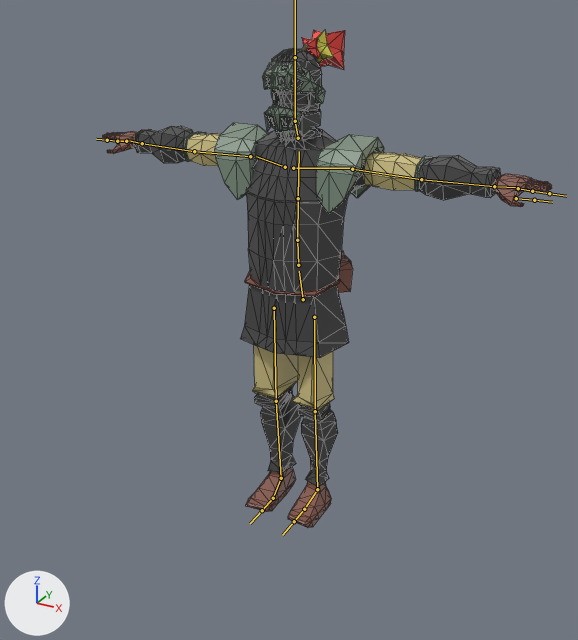
Before and after pictures for a commit that changed the FBX model プロジェクト一式/Assets/Model/SwordBoss.fbx.
Rendered twice from a 50 mm lens placed at (1.69, -3.16, 2.56), pointed at (0.03, -0.14, 1.05). Lighting does not change. The marker at lower left points along +X, +Y and +Z. The bones that bend it are drawn over the model as lines. Mesh edges are drawn as thin lines.

The first picture shows 'MeshDown'.
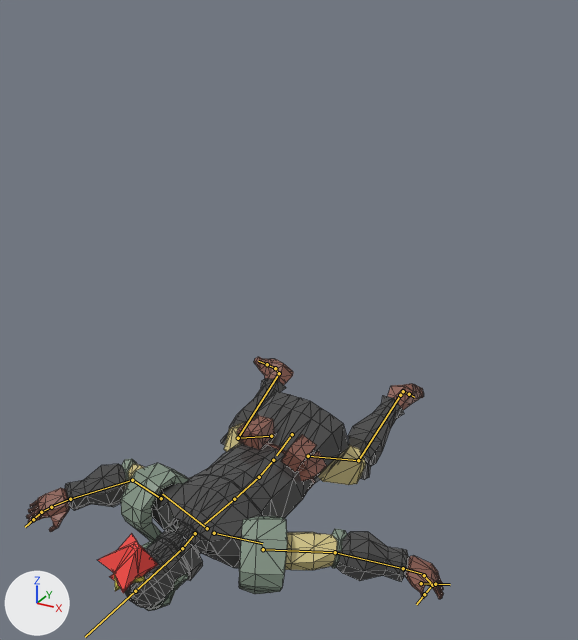
The newer file adds an action. The first version stands in its rest pose; the second is drawn at frame 188 of the action 'Fiter|JumpTime'.

Location of each change, (x1, y1, x2, y2) in pixels of the pictures (578 x 640 px):
'MeshDown', posed (7% narrower, 49% shorter)
    before: (103, 30, 552, 528)
    after: (27, 357, 443, 611)
bone 'spine', root to tip
    before: (303, 299) to (299, 271)
    after: (292, 434) to (276, 455)
bone 'spine.001', root to tip
    before: (298, 265) to (297, 240)
    after: (273, 460) to (259, 477)
bone 'spine.002', root to tip
    before: (297, 240) to (298, 198)
    after: (259, 477) to (234, 499)
bone 'spine.003', root to tip
    before: (298, 198) to (299, 151)
    after: (234, 499) to (204, 524)
bone 'spine.004', root to tip
    before: (298, 138) to (295, 121)
    after: (195, 533) to (182, 548)
bone 'spine.005', root to tip
    before: (295, 121) to (295, 57)
    after: (182, 548) to (135, 591)
bone 'shoulder.L', root to tip
    before: (285, 167) to (256, 156)
    after: (207, 528) to (162, 494)
bone 'upper_arm.L', root to tip
    before: (250, 156) to (194, 151)
    after: (161, 498) to (132, 480)
bone 'forearm.L', root to tip
    before: (194, 151) to (142, 143)
    after: (132, 480) to (70, 499)
bone 'hand.L', root to tip
    before: (142, 143) to (126, 140)
    after: (70, 499) to (51, 506)
bone 'palm.02.L', root to tip
    before: (126, 141) to (117, 141)
    after: (51, 507) to (41, 512)
bone 'f_middle.01.L', root to tip
    before: (117, 141) to (107, 140)
    after: (41, 512) to (33, 519)
bone 'shoulder.R', root to tip
    before: (293, 168) to (352, 168)
    after: (214, 533) to (262, 543)
bone 'upper_arm.R', root to tip
    before: (352, 169) to (421, 179)
    after: (263, 549) to (335, 552)
bone 'forearm.R', root to tip
    before: (421, 179) to (494, 186)
    after: (335, 552) to (403, 568)
bone 'hand.R', root to tip
    before: (494, 186) to (518, 187)
    after: (403, 568) to (424, 574)
bone 'palm.02.R', root to tip
    before: (518, 188) to (532, 191)
    after: (424, 575) to (432, 585)
bone 'f_middle.01.R', root to tip
    before: (532, 191) to (549, 193)
    after: (432, 585) to (424, 594)
bone 'thigh.L', root to tip
    before: (274, 308) to (276, 401)
    after: (271, 436) to (238, 438)
bone 'shin.L', root to tip
    before: (276, 401) to (281, 478)
    after: (238, 438) to (279, 373)
bone 'foot.L', root to tip
    before: (281, 478) to (273, 498)
    after: (279, 373) to (275, 368)
bone 'toe.L', root to tip
    before: (273, 498) to (262, 510)
    after: (275, 368) to (267, 364)
bone 'thigh.R', root to tip
    before: (314, 317) to (315, 411)
    after: (308, 456) to (358, 460)
bone 'shin.R', root to tip
    before: (315, 411) to (317, 489)
    after: (358, 460) to (400, 395)
bone 'foot.R', root to tip
    before: (317, 489) to (304, 509)
    after: (400, 395) to (403, 391)

What the commit changed:
Bone 'spine' (bone_spine) moves from (0.0, 0.0, 0.0) to (0.0, -0.659, 0.286).
Bone 'spine' (bone_spine) turns from (0, 0, 0) to (87, 0, 15) degrees about its own x, y and z.
Bone 'spine.001' (bone_spine_001) turns from (0, 0, 0) to (10, -3, -6) degrees about its own x, y and z.
Bone 'spine.002' (bone_spine_002) turns from (0, 0, 0) to (-1, 0, -2) degrees about its own x, y and z.
Bone 'spine.003' (bone_spine_003) turns from (0, 0, 0) to (-1, 1, -2) degrees about its own x, y and z.
Bone 'spine.004' (bone_spine_004) turns from (0, 0, 0) to (8, 2, -3) degrees about its own x, y and z.
Bone 'spine.005' (bone_spine_005) turns from (0, 0, 0) to (7, 3, -3) degrees about its own x, y and z.
Bone 'shoulder.L' (bone_shoulder_l) turns from (0, 0, 0) to (9, 3, -13) degrees about its own x, y and z.
Bone 'upper_arm.L' (bone_upper_arm_l) turns from (0, 0, 0) to (41, -62, -56) degrees about its own x, y and z.
Bone 'forearm.L' (bone_forearm_l) turns from (0, 0, 0) to (59, -7, 25) degrees about its own x, y and z.
Bone 'hand.L' (bone_hand_l) turns from (0, 0, 0) to (8, -2, 0) degrees about its own x, y and z.
Bone 'palm.02.L' (bone_palm_02_l) turns from (0, 0, 0) to (13, 2, -12) degrees about its own x, y and z.
Bone 'f_middle.01.L' (bone_f_middle_01_l) turns from (0, 0, 0) to (22, 0, 1) degrees about its own x, y and z.
Bone 'shoulder.R' (bone_shoulder_r) turns from (0, 0, 0) to (-7, -4, 8) degrees about its own x, y and z.
Bone 'upper_arm.R' (bone_upper_arm_r) turns from (0, 0, 0) to (-18, 62, 11) degrees about its own x, y and z.
Bone 'forearm.R' (bone_forearm_r) turns from (0, 0, 0) to (12, 45, 14) degrees about its own x, y and z.
Bone 'hand.R' (bone_hand_r) turns from (0, 0, 0) to (17, 6, -3) degrees about its own x, y and z.
Bone 'palm.02.R' (bone_palm_02_r) turns from (0, 0, 0) to (31, -4, 10) degrees about its own x, y and z.
Bone 'f_middle.01.R' (bone_f_middle_01_r) turns from (0, 0, 0) to (76, -5, 7) degrees about its own x, y and z.
Bone 'thigh.L' (bone_thigh_l) turns from (0, 0, 0) to (-45, -23, -23) degrees about its own x, y and z.
Bone 'shin.L' (bone_shin_l) turns from (0, 0, 0) to (78, -10, -8) degrees about its own x, y and z.
Bone 'foot.L' (bone_foot_l) turns from (0, 0, 0) to (14, 1, -2) degrees about its own x, y and z.
Bone 'toe.L' (bone_toe_l) turns from (0, 0, 0) to (-10, 7, 4) degrees about its own x, y and z.
Bone 'thigh.R' (bone_thigh_r) moves from (0.0, 0.0, 0.0) to (0.001, -0.012, 0.0).
Bone 'thigh.R' (bone_thigh_r) turns from (0, 0, 0) to (-26, 20, 13) degrees about its own x, y and z.
Bone 'shin.R' (bone_shin_r) turns from (0, 0, 0) to (52, 1, 6) degrees about its own x, y and z.
Bone 'foot.R' (bone_foot_r) turns from (0, 0, 0) to (31, 35, -6) degrees about its own x, y and z.
